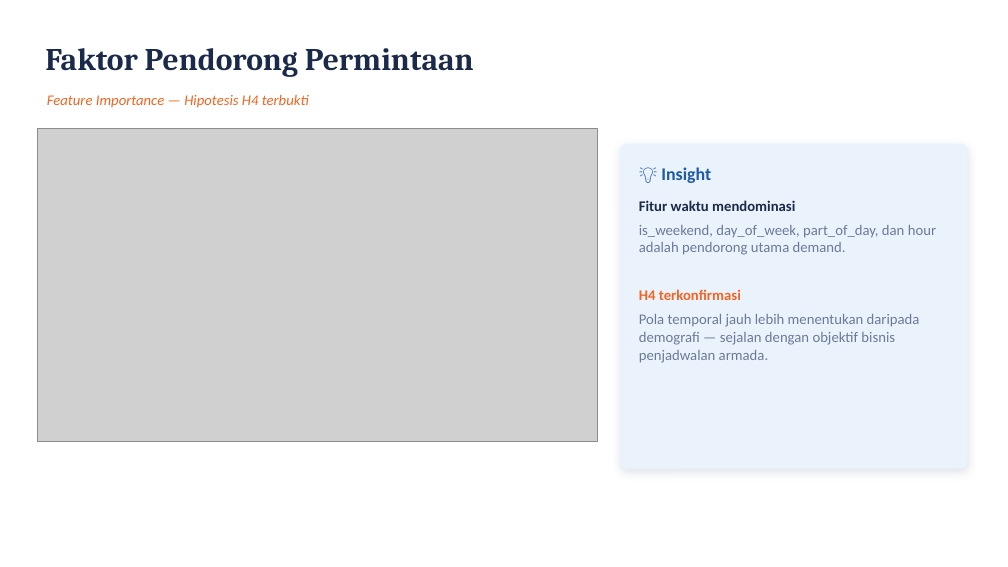
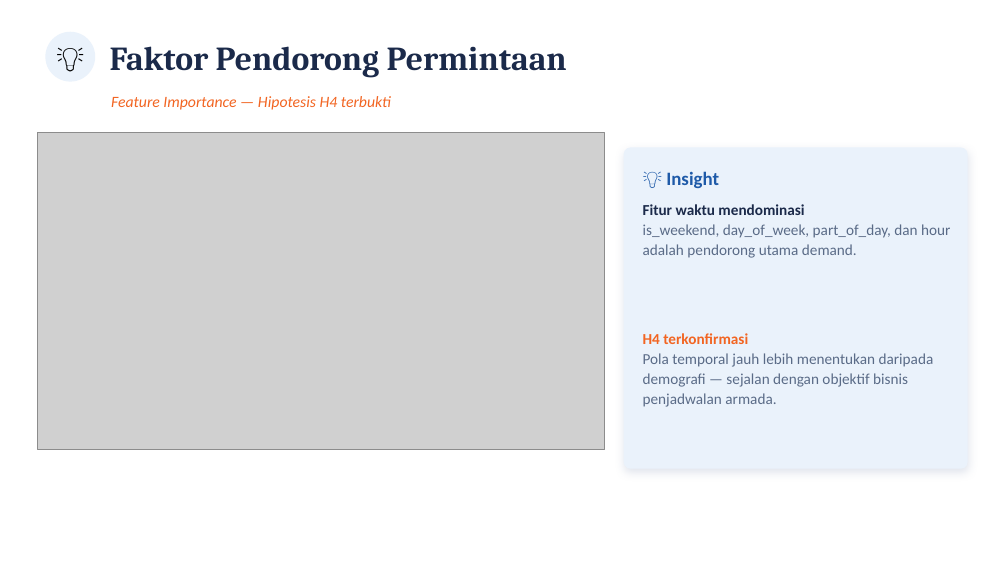
Before and after one commit to zonakerja/bnsp-dss-jul-26, a slide deck: slide 13 of ppt/TransJakarta_Demand_Prediction_BNSP.pptx (slide 12 before the commit). Drawn at 1008x567 pixels with LibreOffice and Linux fonts; fonts in the diff are those of the drawing; grey boxes stand for pictures. Boxes give left, top, right and bottom in pixels: in the first picture for what was removed or moved away, otherwise in the second. Text is boxed around its words. In the diff, an @@ line names an element or a change of style, - is before the commit and + after.

```diff
--- a/ppt/TransJakarta_Demand_Prediction_BNSP.pptx
+++ b/ppt/TransJakarta_Demand_Prediction_BNSP.pptx
@@ ellipse added at [45, 32, 95, 82], fill #EAF2FB @@
@@ text added at [45, 32, 95, 82], 26 pt, text #000000 @@
+💡
@@ text "Faktor Pendorong Permintaan": place and size @@
-text "Faktor Pendorong Permintaan" at [45, 48, 474, 77]
+text "Faktor Pendorong Permintaan" at [110, 46, 567, 78]
@@ text "Faktor Pendorong Permintaan" at [110, 46, 567, 78]: size 30 to 32 pt @@
@@ text "Feature Importance — Hipotesis H4 ...": place and size @@
-text "Feature Importance — Hipotesis H4 ..." at [47, 95, 309, 108]
+text "Feature Importance — Hipotesis H4 ..." at [111, 96, 391, 110]
@@ text "Feature Importance — Hipotesis H4 ..." at [111, 96, 391, 110]: size 14 to 15 pt @@
@@ picture: place and size @@
-picture at [38, 129, 597, 442]
+picture at [38, 132, 605, 450]
@@ rounded rectangle: place and size @@
-rounded rectangle at [620, 144, 968, 469]
+rounded rectangle at [624, 147, 968, 469]
@@ text "💡 Insight" at [666, 171, 719, 188]: size 17 to 18 pt @@
@@ text at [643, 204, 950, 258]: text changed; size 14 to 14.5 pt; text colour #6B7A99 to #5A6B87 @@
-Fitur waktu mendominasi
-is_weekend, day_of_week, part_of_day, dan hour adalah pendorong utama demand.
-H4 terkonfirmasi
-Pola temporal jauh lebih menentukan daripada demografi — sejalan dengan objektif bisnis penjadwalan armada.
+Fitur waktu mendominasi
+is_weekend, day_of_week, part_of_day, dan hour adalah pendorong utama demand.
@@ text added at [643, 333, 934, 407], 14.5 pt, text #5A6B87 @@
+H4 terkonfirmasi
+Pola temporal jauh lebih menentukan daripada demografi — sejalan dengan objektif bisnis penjadwalan armada.
```
Also in this commit, not shown: 15 other slides changed, 1 slide added, 3 other files.
